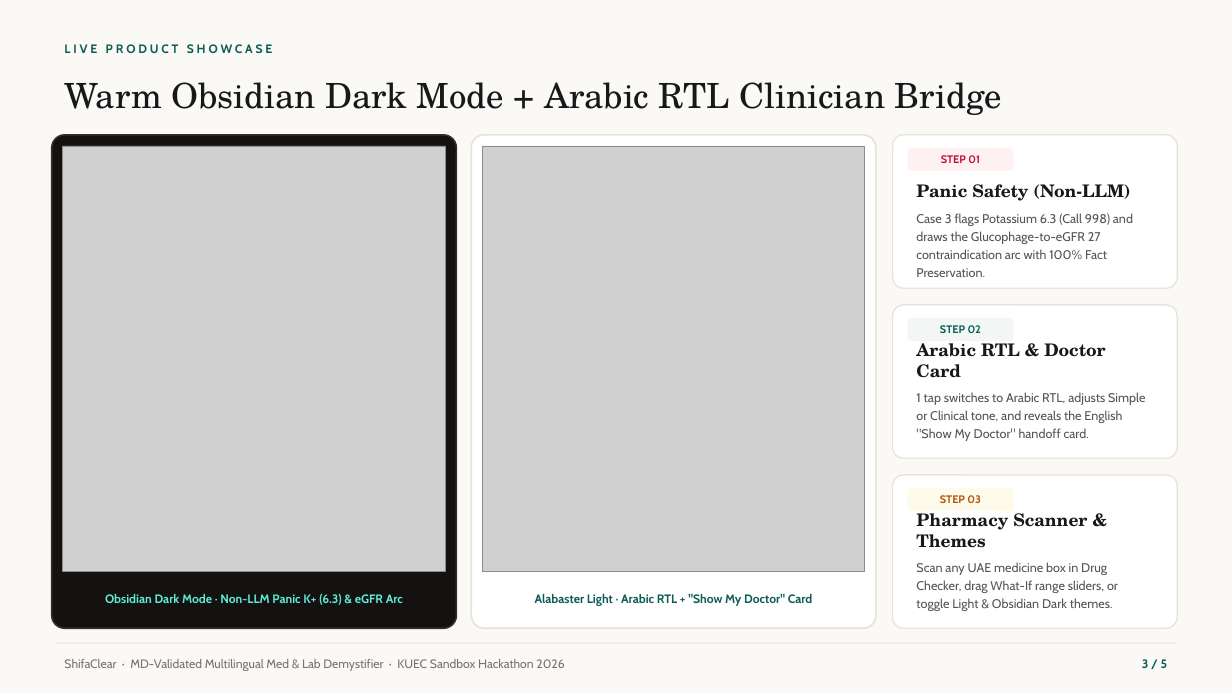
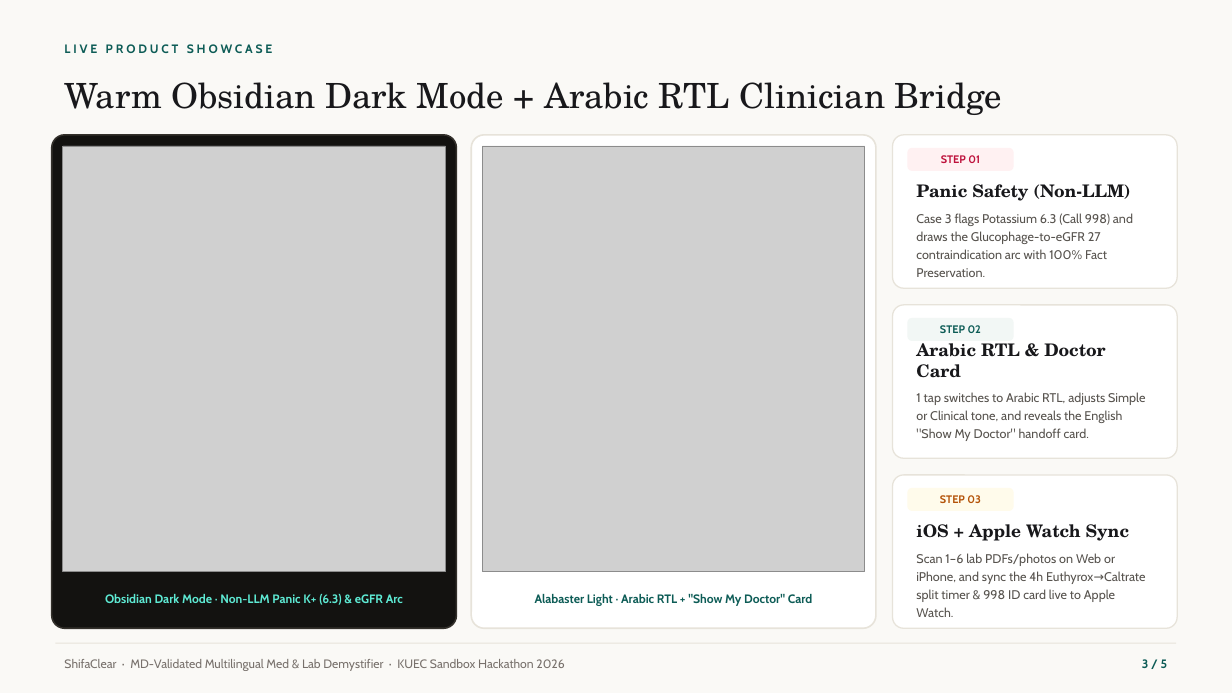
Before and after one commit to EigenLayerovich/Shifa_Clear, a slide deck: slide 3 of ShifaClear_KUEC_Pitch_Deck.pptx. Drawn at 1232x693 pixels with LibreOffice and Linux fonts; fonts in the diff are those of the drawing; grey boxes stand for pictures. Boxes give left, top, right and bottom in pixels: in the first picture for what was removed or moved away, otherwise in the second. Text is boxed around its words. In the diff, an @@ line names an element or a change of style, - is before the commit and + after.

Commit message:
docs(pitch): sync 2-min 5-slide pitch deck with 44 CI safety tests, Round 2 guardrails, and native iOS + Apple Watch

```diff
--- a/ShifaClear_KUEC_Pitch_Deck.pptx
+++ b/ShifaClear_KUEC_Pitch_Deck.pptx
@@ text at <box>916,524,1129,541</box>: text changed @@
-Pharmacy Scanner & Themes
+iOS + Apple Watch Sync
@@ text at <box>916,553,1146,617</box>: text changed @@
-Scan any UAE medicine box in Drug Checker, drag What-If range sliders, or toggle Light & Obsidian Dark themes.
+Scan 1–6 lab PDFs/photos on Web or iPhone, and sync the 4h Euthyrox→Caltrate split timer & 998 ID card live to Apple Watch.
```
Also in this commit, not shown: 4 other slides changed.
